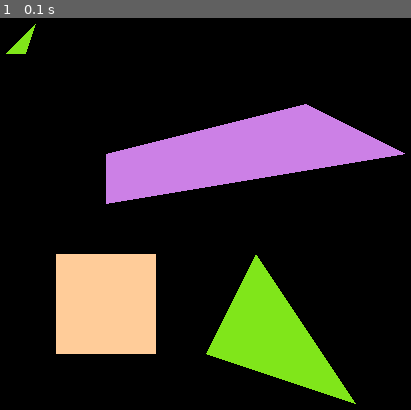
Above: before the commit, frame 1.
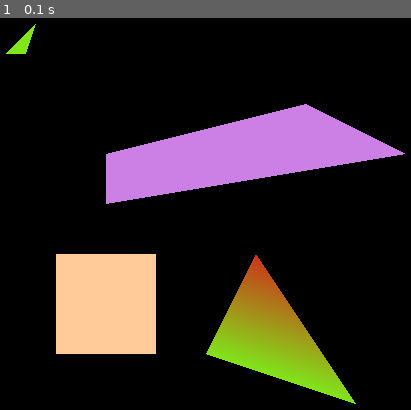
Above: after the commit, the same moment.

Repository: ckreitma-uc/info3uca2026
Game: pygame game, started from opengl/opengl01_primitivas.py
Same seed, same stepped clock (60 frames per second), same inputs: the game is played once before the commit and once after it.
Inputs:
- Up to frame 1 (0.1 s): no input

The runs differ from the first frame. In frame 1, 4.1% of the frame differs, in the area x 51-84%, y 60-94%.

Commit message:
Con mejoras en algunas versiones

Diff:
--- a/opengl/opengl01_primitivas.py
+++ b/opengl/opengl01_primitivas.py
@@ -1,8 +1,8 @@
 # https://pharos.sh/breve-introduccion-a-opengl-en-python-con-pyopengl/
 
+# Entender como OpenGL trabaja con "paletas"
 from OpenGL import GL
 import pygame
-# from OpenGL.GLU import *
 
 
 w, h = 500, 500
@@ -22,7 +22,9 @@
     GL.glColor3f(0.5, 0.9, 0.1)
     GL.glBegin(GL.GL_TRIANGLES)
     GL.glVertex2f(400, 50)
+    GL.glColor3f(0.8, 0.2, 0.1)
     GL.glVertex2f(300, 200)
+    GL.glColor3f(0.5, 0.9, 0.1)
     GL.glVertex2f(250, 100)
     GL.glVertex2f(50, 400)
     GL.glVertex2f(80, 430)
--- a/opengl/opengl02_cubo.py
+++ b/opengl/opengl02_cubo.py
@@ -47,7 +47,7 @@
     # Inicializar la matriz.
     GL.glLoadIdentity()
 
-    GL.glTranslatef(0.0, 0.0, -20)
+    GL.glTranslatef(0.0, 0.0, -10)
 
     # Ángulo,
     #GL.glRotatef(45, 0, 0, 1)
--- a/opengl/opengl04_teapot_luz.py
+++ b/opengl/opengl04_teapot_luz.py
@@ -58,6 +58,9 @@
     glEnable(GL_LIGHT0)
     glMatrixMode(GL_PROJECTION)
     gluPerspective(40., 1., 1., 40.)
+    # gluLookAt(0, 0, 10,
+    #           0, 0, 0,
+    #           1, 0, 0)
     glMatrixMode(GL_MODELVIEW)
     ejecutando = True
     while ejecutando:
--- /dev/null
+++ b/opengl/opengl06_cubo_con_lados.py
@@ -0,0 +1,202 @@
+import pygame
+from OpenGL import GL
+from OpenGL import GLU
+"""
+Para inteacción.
+x,X
+y,Y     "Corresponden al ojo
+z,Z
+
+i,I
+o,O     Corresponden al look_at
+p,P
+
+n entre 0 y 5 Inhabilitar caras
+"""
+
+pantallax, pantallay = 800, 800
+
+ojox, ojoy, ojoz = 0.8, 0.8, 3
+look_x, look_y, look_z = 0.0, 0.0, 0.0
+lado = 0.3
+caras = [True, True, True, True, True, True]
+
+
+def cara(vertices, color):
+    GL.glColor(color[0], color[1], color[2], 1)
+    GL.glBegin(GL.GL_QUADS)
+    for v in vertices:
+        GL.glVertex3fv(v)
+    GL.glEnd()
+
+
+def display():
+    global ojox, ojoy, ojoz, look_x, look_y, look_z
+    GL.glEnable(GL.GL_DEPTH_TEST)
+    GL.glClear(GL.GL_COLOR_BUFFER_BIT | GL.GL_DEPTH_BUFFER_BIT)
+    # Selecciona la matriz de proyección
+    GL.glMatrixMode(GL.GL_PROJECTION)
+    GL.glLoadIdentity()  # Inicializar la matriz.
+
+    # Ángulo, ratio, near, far
+    GLU.gluPerspective(35, pantallax / pantallay, 0.1, 10.0)
+
+    # Seleccionar la matriz modelview
+    GL.glMatrixMode(GL.GL_MODELVIEW)
+
+    # Inicializar la matriz.
+    GL.glLoadIdentity()
+
+    # Desde, Hacia, Dirección arriba
+    print(f'ojox={ojox}')
+    GLU.gluLookAt(ojox, ojoy, ojoz, look_x, look_y, look_z, 0.0, 1.0, 0.0)
+
+    Cube()
+
+
+def ejes():
+    # Eje x
+    largo = 2
+    GL.glBegin(GL.GL_LINES)
+    GL.glColor3f(1, 0, 0)
+    GL.glVertex3f(0, 0, 0)
+    GL.glVertex3f(largo, 0, 0)
+
+    GL.glColor3f(0, 1, 0)
+    GL.glVertex3f(0, 0, 0)
+    GL.glVertex3f(0, largo, 0)
+
+    GL.glColor3f(0, 0, 1)
+    GL.glVertex3f(0, 0, 0)
+    GL.glVertex3f(0, 0, largo)
+
+    GL.glEnd()
+
+
+def Cube():
+    vertices = []
+    global lado
+    global caras
+    z = 0
+    # Inferior izquierdo
+    vertices.append((0, 0, z))
+    # Inferior derecho
+    vertices.append((lado, 0, z))
+    # Superior derecho
+    vertices.append((lado, lado, z))
+    # Superior izquierdo
+    vertices.append((0, lado, z))
+
+    square = (
+        (0, 1),
+        (1, 2),
+        (2, 3),
+        (3, 0),
+    )
+
+    ejes()
+
+    # Cara izquierda #rosada
+    if caras[0]:
+        GL.glPushMatrix()
+        GL.glRotate(-90, 0, 1, 0)
+        cara(vertices, (0.8, 0.2, 0.5))
+        GL.glPopMatrix()
+
+    # # Cara inferior #amarillo
+    if caras[1]:
+        GL.glPushMatrix()
+        GL.glRotate(90, 1, 0, 0)
+        cara(vertices, (0.7, 0.7, 0.1))
+        GL.glPopMatrix()
+
+    # # # Cara derecha #celeste
+    if caras[2]:
+        GL.glPushMatrix()
+        GL.glTranslatef(lado, 0, 0)
+        GL.glRotate(-90, 0, 1, 0)
+        cara(vertices, (0.2, 0.4, 0.8))
+        GL.glPopMatrix()
+
+    # # Cara frontal #verde
+    if caras[3]:
+        GL.glPushMatrix()
+        GL.glTranslatef(0, 0, lado)
+        cara(vertices, (0.1, 0.7, 0.2))
+        GL.glPopMatrix()
+
+    # # Cara superior #lila
+    if caras[4]:
+        GL.glPushMatrix()
+        GL.glTranslatef(0, lado, 0)
+        GL.glRotate(90, 1, 0, 0)
+        cara(vertices, (0.3, 0.1, 0.3))
+        GL.glPopMatrix()
+
+    # # Cara trasera #gris
+    if caras[5]:
+        cara(vertices, (0.4, 0.4, 0.4))
+
+    GL.glFlush()
+
+
+def buttons(key, x, y):
+    global ojox, ojoy, ojoz
+    global look_x, look_y, look_z
+    delta = 0.1
+    print(f'key={key} x={x} y={y}')
+    # Ojo
+    if key == b'x':
+        ojox += delta
+    if key == b'X':
+        ojox -= delta
+    if key == b'y':
+        ojoy += delta
+    if key == b'Y':
+        ojoy -= delta
+    if key == b'z':
+        ojoz += delta
+    if key == b'Z':
+        ojoz -= delta
+    if key == b'i':
+        look_x += delta
+    if key == b'I':
+        look_x -= delta
+    if key == b'o':
+        look_y += delta
+    if key == b'O':
+        look_y -= delta
+    if key == b'p':
+        look_z += delta
+    if key == b'P':
+        look_z -= delta
+    if key in [b'0', b'1', b'2', b'3', b'4', b'5', b'6']:
+        caras[int(key)] = not caras[int(key)]
+
+def main():
+    pygame.init()
+    pygame.display.set_mode(
+        (pantallax, pantallay),
+        pygame.OPENGL | pygame.DOUBLEBUF,
+    )
+    pygame.display.set_caption("Cubo 3D con caras")
+    GL.glDepthFunc(GL.GL_LESS)
+
+    ejecutando = True
+    while ejecutando:
+        for evento in pygame.event.get():
+            if evento.type == pygame.QUIT:
+                ejecutando = False
+            elif evento.type == pygame.KEYDOWN:
+                if evento.key == pygame.K_ESCAPE:
+                    ejecutando = False
+                elif evento.unicode:
+                    buttons(evento.unicode.encode(), 0, 0)
+
+        display()
+        pygame.display.flip()
+
+    pygame.quit()
+
+
+main()
--- /dev/null
+++ b/opengl/opengl06_cubo_con_lados_rotacion.py
@@ -0,0 +1,236 @@
+import pygame
+from OpenGL import GL
+from OpenGL import GLU
+
+"""
+Para inteacción.
+x,X
+y,Y     "Corresponden al ojo
+z,Z
+
+i,I
+o,O     Corresponden al look_at
+p,P
+
+n entre 0 y 5 Inhabilitar caras
+
+w e r t
+"""
+
+pantallax, pantallay = 800, 800
+
+ojox, ojoy, ojoz = 0.8, 0.8, 3
+look_x, look_y, look_z = 0.0, 0.0, 0.0
+rotacion_general = [0.0, 0, 1, 0]
+lado = 0.3
+caras = [True, True, True, True, True, True]
+
+
+def cara(vertices, color):
+    GL.glColor(color[0], color[1], color[2], 1)
+    GL.glBegin(GL.GL_QUADS)
+    for v in vertices:
+        GL.glVertex3fv(v)
+    GL.glEnd()
+
+
+def display():
+    global ojox, ojoy, ojoz, look_x, look_y, look_z
+    GL.glEnable(GL.GL_DEPTH_TEST)
+    GL.glClear(GL.GL_COLOR_BUFFER_BIT | GL.GL_DEPTH_BUFFER_BIT)
+    # Selecciona la matriz de proyección
+    GL.glMatrixMode(GL.GL_PROJECTION)
+    GL.glLoadIdentity()  # Inicializar la matriz.
+
+    # Ángulo, ratio, near, far
+    GLU.gluPerspective(35, pantallax / pantallay, 0.1, 10.0)
+
+    # Seleccionar la matriz modelview
+    GL.glMatrixMode(GL.GL_MODELVIEW)
+
+    # Inicializar la matriz.
+    GL.glLoadIdentity()
+
+    # Desde, Hacia, Dirección arriba
+    print(f'ojox={ojox}')
+    GLU.gluLookAt(ojox, ojoy, ojoz, look_x, look_y, look_z, 0.0, 1.0, 0.0)
+
+    ejes()
+
+    # Aplicamos la rotación general
+    GL.glPushMatrix()
+    GL.glRotate(*rotacion_general)
+    GL.glTranslate(0.2, 0.3, -0.4)
+    Cube()
+    GL.glPopMatrix()
+
+
+def ejes():
+    # Eje x
+    largo = 2
+    GL.glBegin(GL.GL_LINES)
+    GL.glColor3f(1, 0, 0)
+    GL.glVertex3f(0, 0, 0)
+    GL.glVertex3f(largo, 0, 0)
+
+    GL.glColor3f(0, 1, 0)
+    GL.glVertex3f(0, 0, 0)
+    GL.glVertex3f(0, largo, 0)
+
+    GL.glColor3f(0, 0, 1)
+    GL.glVertex3f(0, 0, 0)
+    GL.glVertex3f(0, 0, largo)
+
+    # Ahora la linea de rotación
+    GL.glColor3f(1, 1, 1)
+    GL.glVertex3f(0, 0, 0)
+    GL.glVertex3f(rotacion_general[1], rotacion_general[2], rotacion_general[3])
+
+    GL.glEnd()
+
+
+def Cube():
+    vertices = []
+    global lado
+    global caras
+    z = 0
+    # Inferior izquierdo
+    vertices.append((0, 0, z))
+    # Inferior derecho
+    vertices.append((lado, 0, z))
+    # Superior derecho
+    vertices.append((lado, lado, z))
+    # Superior izquierdo
+    vertices.append((0, lado, z))
+
+    square = (
+        (0, 1),
+        (1, 2),
+        (2, 3),
+        (3, 0),
+    )
+
+    # Cara izquierda #rosada
+    if caras[0]:
+        GL.glPushMatrix()
+        GL.glRotate(-90, 0, 1, 0)
+        cara(vertices, (0.8, 0.2, 0.5))
+        GL.glPopMatrix()
+
+    # # Cara inferior #amarillo
+    if caras[1]:
+        GL.glPushMatrix()
+        GL.glRotate(90, 1, 0, 0)
+        cara(vertices, (0.7, 0.7, 0.1))
+        GL.glPopMatrix()
+
+    # # Cara derecha #celeste
+    if caras[2]:
+        GL.glPushMatrix()
+        GL.glTranslatef(lado, 0, 0)
+        GL.glRotate(-90, 0, 1, 0)
+        cara(vertices, (0.2, 0.4, 0.8))
+        GL.glPopMatrix()
+
+    # # Cara frontal #verde
+    if caras[3]:
+        GL.glPushMatrix()
+        GL.glTranslatef(0, 0, lado)
+        cara(vertices, (0.1, 0.7, 0.2))
+        GL.glPopMatrix()
+
+    # # Cara superior #lila
+    if caras[4]:
+        GL.glPushMatrix()
+        GL.glTranslatef(0, lado, 0)
+        GL.glRotate(90, 1, 0, 0)
+        cara(vertices, (0.3, 0.1, 0.3))
+        GL.glPopMatrix()
+
+    # # Cara trasera #gris
+    if caras[5]:
+        cara(vertices, (0.4, 0.4, 0.4))
+
+    GL.glFlush()
+
+
+def buttons(key, x, y):
+    global ojox, ojoy, ojoz
+    global look_x, look_y, look_z
+    global rotacion_general
+    delta = 0.1
+    print(f'key={key} x={x} y={y}')
+    # Ojo
+    if key == b'x':
+        ojox += delta
+    if key == b'X':
+        ojox -= delta
+    if key == b'y':
+        ojoy += delta
+    if key == b'Y':
+        ojoy -= delta
+    if key == b'z':
+        ojoz += delta
+    if key == b'Z':
+        ojoz -= delta
+    if key == b'i':
+        look_x += delta
+    if key == b'I':
+        look_x -= delta
+    if key == b'o':
+        look_y += delta
+    if key == b'O':
+        look_y -= delta
+    if key == b'p':
+        look_z += delta
+    if key == b'P':
+        look_z -= delta
+    if key in [b'0', b'1', b'2', b'3', b'4', b'5', b'6']:
+        caras[int(key)] = not caras[int(key)]
+
+    # Rotación respecto al origen
+    delta = 0.5
+    if key == b'w':
+        rotacion_general[0] -= delta
+    if key == b'W':
+        rotacion_general[0] += delta
+    if key == b'e':
+        rotacion_general[1] -= delta
+    if key == b'E':
+        rotacion_general[1] += delta
+    if key == b'r':
+        rotacion_general[2] -= delta
+    if key == b'R':
+        rotacion_general[2] += delta
+    if key == b't':
+        rotacion_general[3] -= delta
+    if key == b'T':
+        rotacion_general[3] += delta
+
+def main():
+    pygame.init()
+    pygame.display.set_mode(
+        (pantallax, pantallay),
+        pygame.OPENGL | pygame.DOUBLEBUF,
+    )
+    pygame.display.set_caption("Cubo 3D con rotación de caras")
+    GL.glDepthFunc(GL.GL_LESS)
+
+    ejecutando = True
+    while ejecutando:
+        for evento in pygame.event.get():
+            if evento.type == pygame.QUIT:
+                ejecutando = False
+            elif evento.type == pygame.KEYDOWN:
+                if evento.key == pygame.K_ESCAPE:
+                    ejecutando = False
+                elif evento.unicode:
+                    buttons(evento.unicode.encode(), 0, 0)
+
+        display()
+        pygame.display.flip()
+
+    pygame.quit()
+
+
+main()
